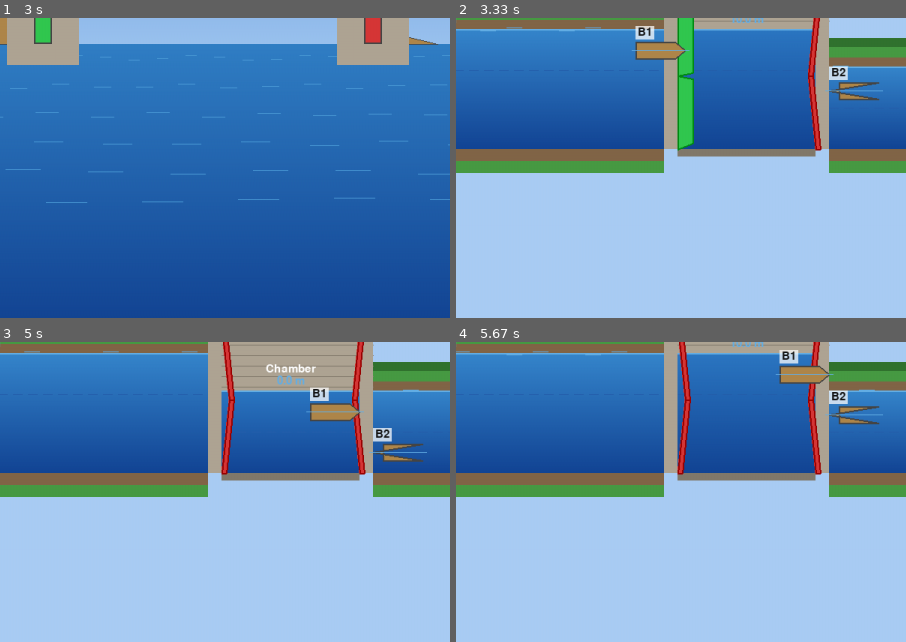
Above: before the commit, frames 1-4 (two rows, left to right).
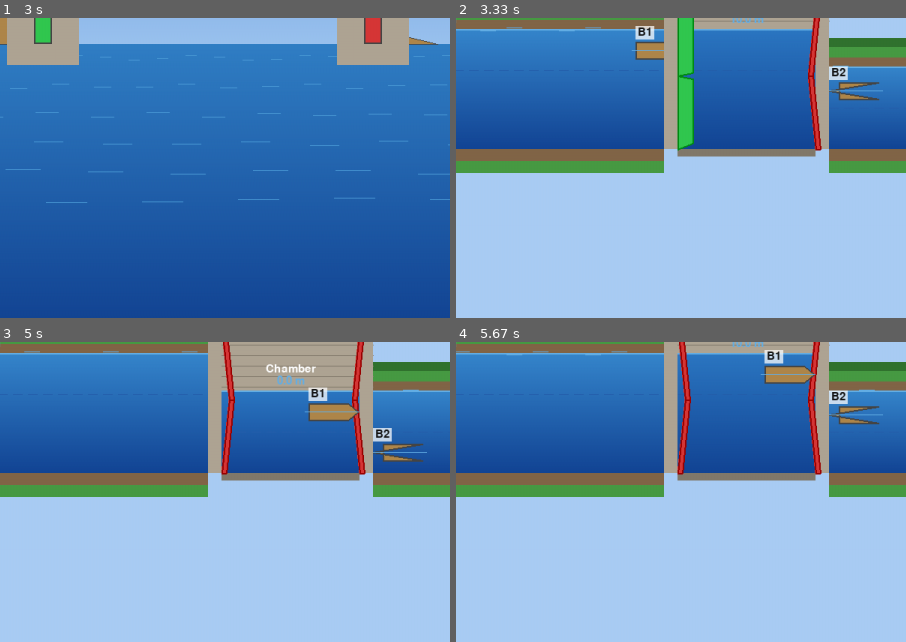
Above: after the commit, the same moments.

Repository: roadwarrior99/lock-simulator
Game: pygame game, started from pygame_visualization.py
Same seed, same stepped clock (60 frames per second), same inputs: the game is played once before the commit and once after it.
Inputs:
- Up to frame 1 (3 s): tap G at 0.33 s; tap V at 0.67 s; tap F at 1, 1.73, 2.03, 2.23 s; tap D at 1.33 s
- Up to frame 2 (3.33 s): tap V at 3 s
- Up to frame 3 (5 s): tap F at 4.3, 4.6, 4.73 s; tap G at 4.38 s; tap D at 4.82 s
- Up to frame 4 (5.67 s): tap F at 5.13, 5.43 s
The pictures show only the part of the screen within x 27-77%, y 46-96%; the shares and areas given below are measured in that part.

Frame 1 is identical in both runs. In frame 2, 0.2% of the frame differs, in the area x 46-83%, y 7-25%; in frame 3, 0.2%; in frame 4, 0.8%, in the area x 67-84%, y 2-25%.

Commit message:
clipping bug fixes

Diff:
--- a/pygame_visualization.py
+++ b/pygame_visualization.py
@@ -78,6 +78,8 @@
         self._wl_base     = 430   # screen-y at water level 0 m
         self._wl_scale    = 5     # px per metre (higher water = lower y)
         self._water_bot_y = 540
+        _wall_t_px        = 20    # lock wall thickness in pixels (must match draw_shore_view)
+        self._wall_t_sim  = _wall_t_px / self._sx_scale  # wall thickness in sim units
 
         # ── Gameplay ──────────────────────────────────────────────────────────
         self.score             = 0
@@ -130,6 +132,7 @@
     # Separation must exceed the tallest boat's full hull height to avoid visual overlap.
     _LANE_OFF    = {1: 28, -1: 82}
     _DIVIDER_OFF = 55   # midpoint between the two lanes
+    _WALL_T_PX   = 18   # lock wall thickness in pixels (must match draw_shore_view)
 
     def _in_lock(self, boat):
         return boat.position < self.lock_end and boat.position + boat.length > self.lock_start
@@ -267,8 +270,8 @@
         bw   = max(self._sx(boat.position + boat.length) - bx, 8)
 
         surf_y = up_y if bx < lk_sx else (dn_y if bx > lk_ex else lk_y)
-        hull_y = self._lane_y(ag, surf_y)   # vertical centre for this lane
-        bh     = max(int(boat.beam * 2.2), 8)   # keep hull within lane bounds
+        hull_y = self._lane_y(ag, surf_y)
+        bh     = max(int(boat.beam * 2.2), 8)
 
         if ag.state == "crashed":
             hull_col = self.RED
@@ -276,6 +279,20 @@
         else:
             hull_col = self._boat_color(boat)
             outline  = self.DARK_GRAY
+
+        # Clip drawing to the boat's region so hulls never paint over lock walls.
+        # Region is determined by which side of the lock the boat's centre sits on.
+        wt  = self._WALL_T_PX
+        cx  = boat.position + boat.length / 2
+        if cx < self.lock_start:
+            clip = pygame.Rect(0, 0, lk_sx, self.height)
+        elif cx > self.lock_end:
+            clip = pygame.Rect(lk_ex, 0, self.width - lk_ex, self.height)
+        else:
+            clip = pygame.Rect(lk_sx + wt, 0, lk_ex - lk_sx - 2 * wt, self.height)
+
+        prev_clip = self.screen.get_clip()
+        self.screen.set_clip(clip)
 
         # Trapezoid hull — bow tapers to leading edge
         bow_cut = max(4, bw // 5)
@@ -300,6 +317,8 @@
         tag.fill((255, 255, 255, 190))
         self.screen.blit(tag, (bx,     ty - lbl.get_height() - 6))
         self.screen.blit(lbl, (bx + 3, ty - lbl.get_height() - 5))
+
+        self.screen.set_clip(prev_clip)
 
     def _wl_label(self, cx, surf_y, title, level):
         t1 = self.fnt_sm.render(title, True, self.WHITE)
@@ -487,23 +506,29 @@
         new_pos = boat.position + d * ag.speed
 
         # ── Gate blocking ─────────────────────────────────────────────────────
+        # Boats approaching from outside stop at the outer wall face.
+        # Boats inside the lock stopping at a closed gate use the inner wall face
+        # so they don't visually clip into the concrete.
+        wt = self._wall_t_sim
         if d == 1:
-            gate_order = [(self.lock_start, self.lock_dam.upstream_gates_open),
-                          (self.lock_end,   self.lock_dam.downstream_gates_open)]
+            gate_order = [
+                (self.lock_start,      self.lock_dam.upstream_gates_open),   # entry — outer face
+                (self.lock_end - wt,   self.lock_dam.downstream_gates_open), # exit  — inner face
+            ]
         else:
-            gate_order = [(self.lock_end,   self.lock_dam.downstream_gates_open),
-                          (self.lock_start, self.lock_dam.upstream_gates_open)]
+            gate_order = [
+                (self.lock_end,        self.lock_dam.downstream_gates_open), # entry — outer face
+                (self.lock_start + wt, self.lock_dam.upstream_gates_open),   # exit  — inner face
+            ]
 
         for gate_x, open_ in gate_order:
             if open_:
                 continue
             if d == 1:
-                # Block if front hasn't passed gate but would after this step
                 if boat.position + boat.length <= gate_x < new_pos + boat.length:
                     boat.position = gate_x - boat.length
                     return
             else:
-                # Block if front (left edge) is right of gate but would cross it
                 if boat.position >= gate_x > new_pos:
                     boat.position = gate_x
                     return
